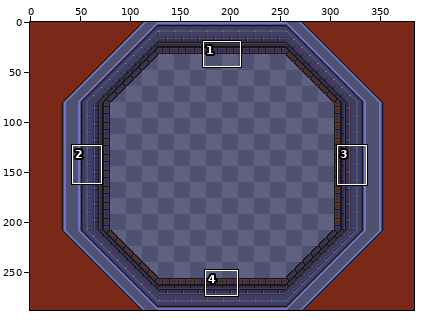
A sprite sheet gets an edit: Media/level.png. Above: a wide view before the commit, with the close-up outlined.
Close-up. The starting point:
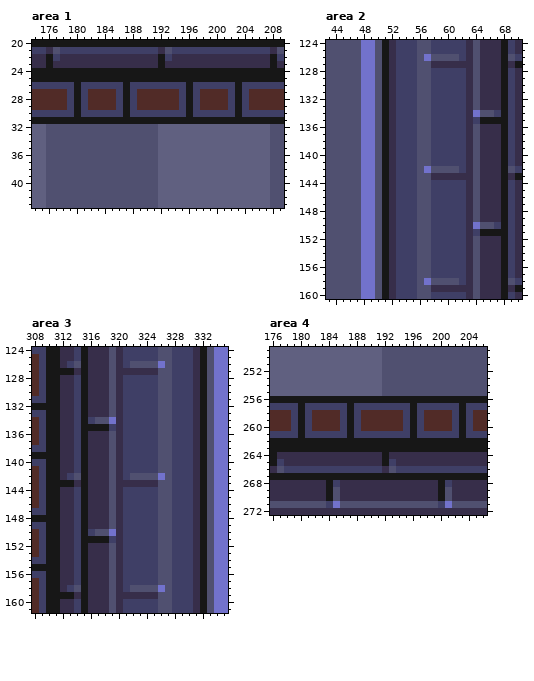
The file is 384x288 pixels. Colours within 5 levels of each other are drawn and written as one. Shown: area 1: x 174..209, y 20..43; area 2: x 43..70, y 124..160; area 3: x 308..335, y 124..161; area 4: x 176..206, y 249..272.
Once edited:
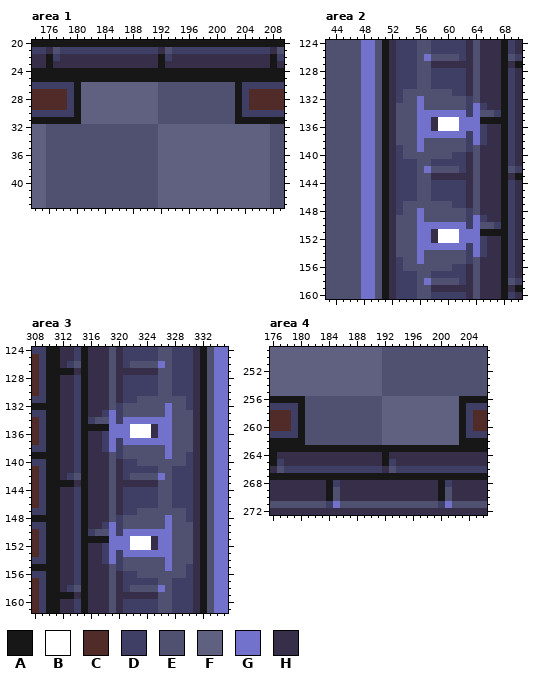
Palette (. is transparent): A #171717  B #ffffff  C #512b27  D #3f3f66  E #505070  F #606080  G #7272cc  H #372e4a
The exact change:
--- area 1
@@ x 174..209 @@
 25 AAAAAAAAAAAAAAAAAAAAAAAAAAAAAAAAAAAA
-26 DDDDDDADDDDDDADDDDDDDDADDDDDDADDDDDD
-27 CCCCCDADCCCCDADCCCCCCDADCCCCDADCCCCC
-28 CCCCCDADCCCCDADCCCCCCDADCCCCDADCCCCC
-29 CCCCCDADCCCCDADCCCCCCDADCCCCDADCCCCC
-30 DDDDDDADDDDDDADDDDDDDDADDDDDDADDDDDD
-31 AAAAAAAAAAAAAAAAAAAAAAAAAAAAAAAAAAAA
+26 DDDDDDAFFFFFFFFFFFEEEEEEEEEEEADDDDDD
+27 CCCCCDAFFFFFFFFFFFEEEEEEEEEEEADCCCCC
+28 CCCCCDAFFFFFFFFFFFEEEEEEEEEEEADCCCCC
+29 CCCCCDAFFFFFFFFFFFEEEEEEEEEEEADCCCCC
+30 DDDDDDAFFFFFFFFFFFEEEEEEEEEEEADDDDDD
+31 AAAAAAAFFFFFFFFFFFEEEEEEEEEEEAAAAAAA
 32 FFEEEEEEEEEEEEEEEEFFFFFFFFFFFFFFFFEE
--- area 2
@@ x 51..67 @@
 130 AHDDDEEDDDDDHEHHH
-131 AHDDDEEDDDDDHEHHH
-132 AHDDDEEDDDDDHEHHH
-133 AHDDDEEDDDDDHEHHH
-134 AHDDDEEDDDDDHGEED
-135 AHDDDEEDDDDDHDAAA
-136 AHDDDEEDDDDDHEHHH
-137 AHDDDEEDDDDDHEHHH
-138 AHDDDEEDDDDDHEHHH
-139 AHDDDEEDDDDDHEHHH
-140 AHDDDEEDDDDDHEHHH
+131 AHDEEEEEEEDDHEHHH
+132 AHDEEGEEEEEEDEHHH
+133 AHEEEGEEEEEEDGDHH
+134 AHEEEGGGGGGGDGEED
+135 AHEEEGGHBBBGGGAAA
+136 AHEEEGGHBBBGGGDHH
+137 AHEEEGGGGGGGDGDHH
+138 AHEEEGEEEEEEDGDHH
+139 AHDEEGEEEEEEDEHHH
+140 AHDEEEEEEEDDHEHHH
 141 AHDDDEEDDDDDHEHHH
@@ x 51..67 @@
 146 AHDDDEEDDDDDHEHHH
-147 AHDDDEEDDDDDHEHHH
-148 AHDDDEEDDDDDHEHHH
-149 AHDDDEEDDDDDHEHHH
-150 AHDDDEEDDDDDHGEED
-151 AHDDDEEDDDDDHDAAA
-152 AHDDDEEDDDDDHEHHH
-153 AHDDDEEDDDDDHEHHH
-154 AHDDDEEDDDDDHEHHH
-155 AHDDDEEDDDDDHEHHH
-156 AHDDDEEDDDDDHEHHH
+147 AHDEEEEEEEDDHEHHH
+148 AHDEEGEEEEEEDEHHH
+149 AHEEEGEEEEEEDGDHH
+150 AHEEEGGGGGGGDGEED
+151 AHEEEGGHBBBGGGAAA
+152 AHEEEGGHBBBGGGDHH
+153 AHEEEGGGGGGGDGDHH
+154 AHEEEGEEEEEEDGDHH
+155 AHDEEGEEEEEEDEHHH
+156 AHDEEEEEEEDDHEHHH
 157 AHDDDEEDDDDDHEHHH
--- area 3
@@ x 316..332 @@
 130 HHHEHDDDDDEEDDDHA
-131 HHHEHDDDDDEEDDDHA
-132 HHHEHDDDDDEEDDDHA
-133 HHHEHDDDDDEEDDDHA
-134 DEEGHDDDDDEEDDDHA
-135 AAADHDDDDDEEDDDHA
-136 HHHEHDDDDDEEDDDHA
-137 HHHEHDDDDDEEDDDHA
-138 HHHEHDDDDDEEDDDHA
-139 HHHEHDDDDDEEDDDHA
-140 HHHEHDDDDDEEDDDHA
+131 HHHEHDDEEEEEEEDHA
+132 HHHEDEEEEEEGEEDHA
+133 HHDGDEEEEEEGEEEHA
+134 DEEGDGGGGGGGEEEHA
+135 AAAGGGBBBHGGEEEHA
+136 HHDGGGBBBHGGEEEHA
+137 HHDGDGGGGGGGEEEHA
+138 HHDGDEEEEEEGEEEHA
+139 HHHEDEEEEEEGEEDHA
+140 HHHEHDDEEEEEEEDHA
 141 HHHEHDDDDDEEDDDHA
@@ x 316..332 @@
 146 HHHEHDDDDDEEDDDHA
-147 HHHEHDDDDDEEDDDHA
-148 HHHEHDDDDDEEDDDHA
-149 HHHEHDDDDDEEDDDHA
-150 DEEGHDDDDDEEDDDHA
-151 AAADHDDDDDEEDDDHA
-152 HHHEHDDDDDEEDDDHA
-153 HHHEHDDDDDEEDDDHA
-154 HHHEHDDDDDEEDDDHA
-155 HHHEHDDDDDEEDDDHA
-156 HHHEHDDDDDEEDDDHA
+147 HHHEHDDEEEEEEEDHA
+148 HHHEDEEEEEEGEEDHA
+149 HHDGDEEEEEEGEEEHA
+150 DEEGDGGGGGGGEEEHA
+151 AAAGGGBBBHGGEEEHA
+152 HHDGGGBBBHGGEEEHA
+153 HHDGDGGGGGGGEEEHA
+154 HHDGDEEEEEEGEEEHA
+155 HHHEDEEEEEEGEEDHA
+156 HHHEHDDEEEEEEEDHA
 157 HHHEHDDDDDEEDDDHA
--- area 4
@@ x 176..206 @@
 255 FFFFFFFFFFFFFFFFEEEEEEEEEEEEEEE
-256 AAAAAAAAAAAAAAAAAAAAAAAAAAAAAAA
-257 DDDDADDDDDDADDDDDDDDADDDDDDADDD
-258 CCCDADCCCCDADCCCCCCDADCCCCDADCC
-259 CCCDADCCCCDADCCCCCCDADCCCCDADCC
-260 CCCDADCCCCDADCCCCCCDADCCCCDADCC
-261 DDDDADDDDDDADDDDDDDDADDDDDDADDD
-262 AAAAAAAAAAAAAAAAAAAAAAAAAAAAAAA
+256 AAAAAEEEEEEEEEEEFFFFFFFFFFFAAAA
+257 DDDDAEEEEEEEEEEEFFFFFFFFFFFADDD
+258 CCCDAEEEEEEEEEEEFFFFFFFFFFFADCC
+259 CCCDAEEEEEEEEEEEFFFFFFFFFFFADCC
+260 CCCDAEEEEEEEEEEEFFFFFFFFFFFADCC
+261 DDDDAEEEEEEEEEEEFFFFFFFFFFFADDD
+262 AAAAAEEEEEEEEEEEFFFFFFFFFFFAAAA
 263 AAAAAAAAAAAAAAAAAAAAAAAAAAAAAAA
Changed places in both close-ups, as pixel boxes (x1, y1, x2, y2):
changed: (81, 82, 235, 124)
changed: (396, 89, 487, 159)
changed: (396, 201, 487, 271)
changed: (102, 396, 193, 466)
changed: (102, 508, 193, 578)
changed: (305, 396, 459, 445)
